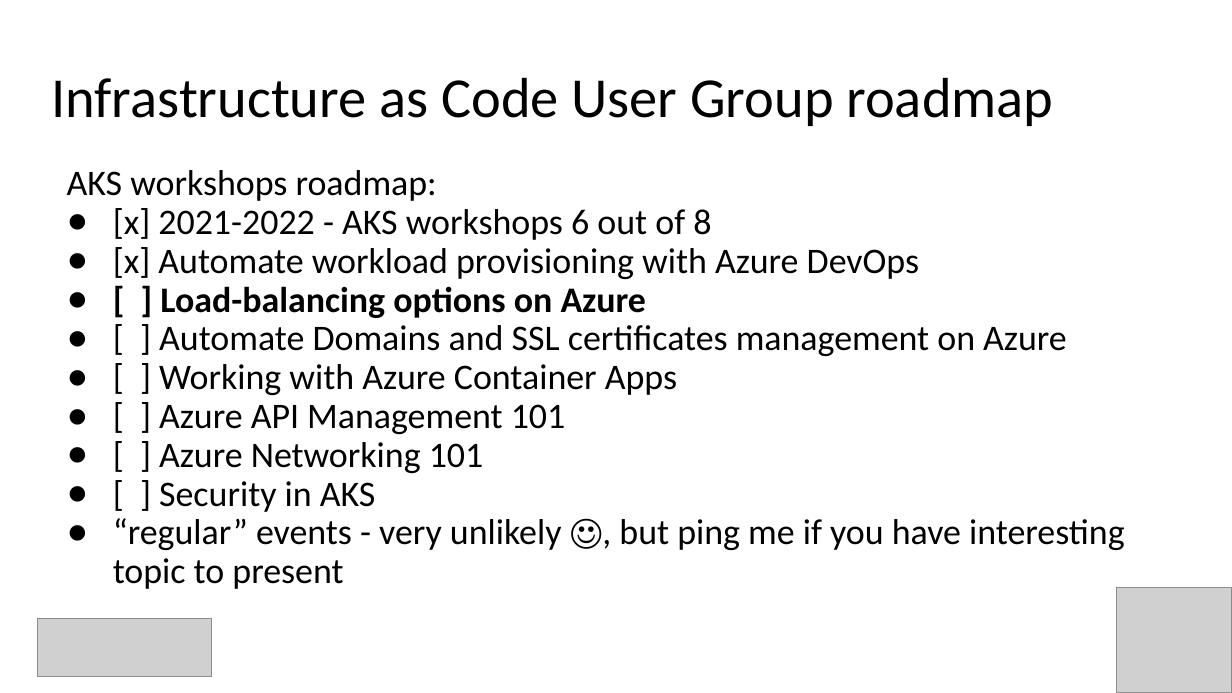
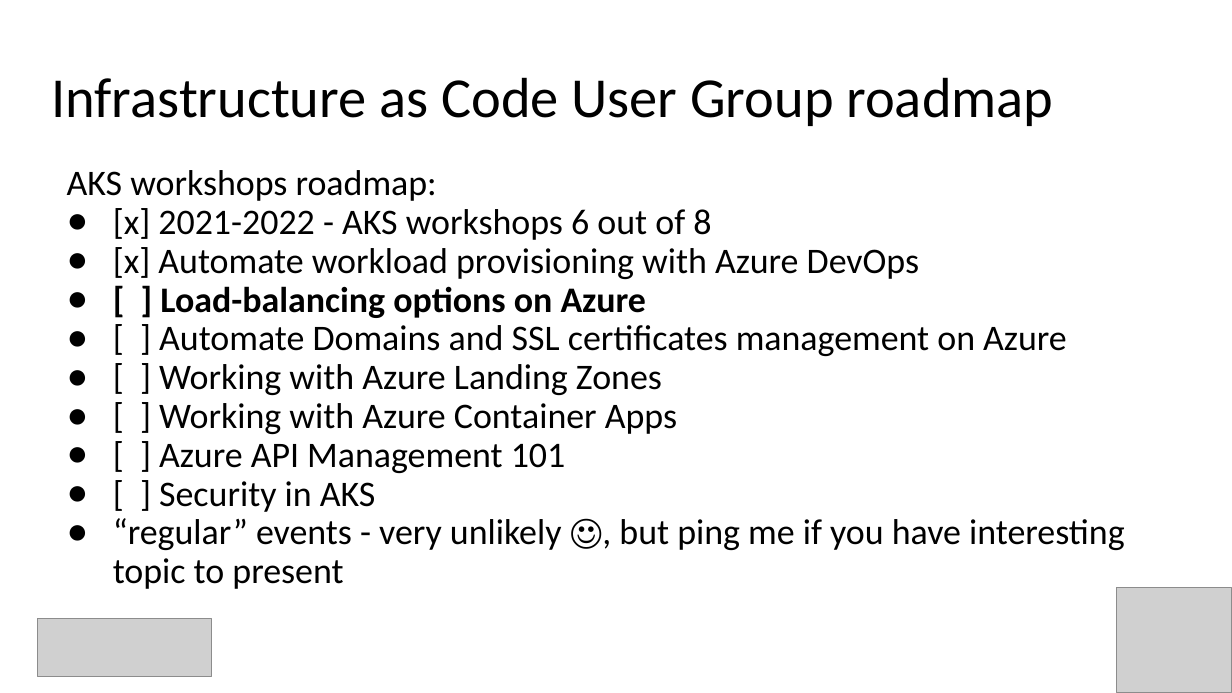
Before and after one commit to evgenyb/iac-workshops, a slide deck: slide 2 of azure-load-balancing-options/slides/azure-load-balancing-options.pptx. Drawn at 1232x693 pixels with LibreOffice and Linux fonts; fonts in the diff are those of the drawing; grey boxes stand for pictures. Boxes give left, top, right and bottom in pixels: in the first picture for what was removed or moved away, otherwise in the second. Text is boxed around its words. In the diff, an @@ line names an element or a change of style, - is before the commit and + after.

```diff
--- a/azure-load-balancing-options/slides/azure-load-balancing-options.pptx
+++ b/azure-load-balancing-options/slides/azure-load-balancing-options.pptx
@@ text at [159, 364, 662, 395]: paragraph added @@
+● [ ] Working with Azure Landing Zones
@@ text at [159, 442, 484, 473]: paragraph removed @@
-● [ ] Azure Networking 101
```
Also in this commit, not shown: 2 other slides changed, 19 slides added.
